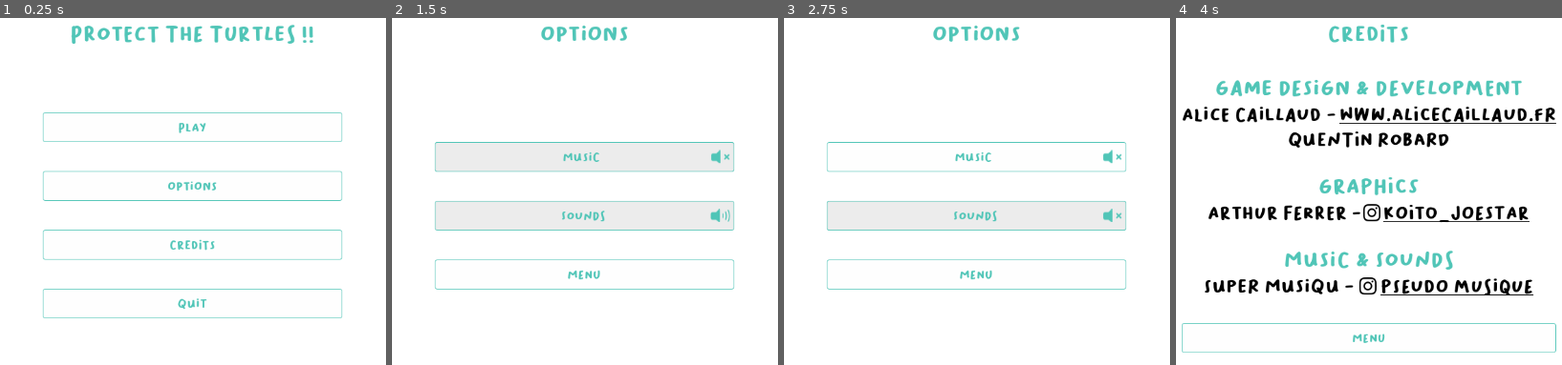
Above: before the commit, frames 1-4 (left to right).
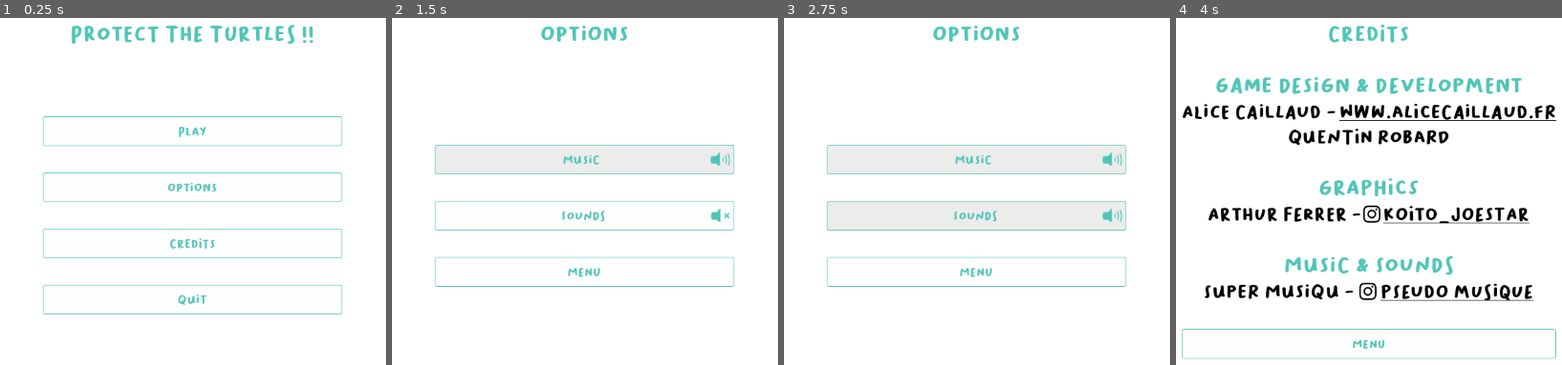
Above: after the commit, the same moments.

Repository: Mogadragos/protect-the-turtles-godot
Game: Godot game, scene res://Scenes/main_menu.tscn
The game is run twice, just before and just after one commit, with the same random seed, the same clock (stepped at 60 frames per second) and the same inputs.
Inputs:
- Up to frame 1 (0.25 s): no input
- Up to frame 2 (1.5 s): click "Options" at 0.5 s; click "Music" at 1.25 s
- Up to frame 3 (2.75 s): click "Sounds" at 2 s
- Up to frame 4 (4 s): click "Menu" at 2.75 s; click "Credits" at 3.5 s

The runs differ from the first frame. In frame 1, 4.5% of the frame differs, in the area x 11-89%, y 27-87%; in frame 2, 2.4%; in frame 3, 2.4%; in frame 4, 12%, in the area x 1-99%, y 17-99%.
Error after the commit: Attempt to call function 'set_pressed_no_signal' in base 'null instance' on a null instance. (res://Scripts/options_menu.gd:4)

Commit message:
Remove MarginContainer and move files

Diff:
--- a/Scenes/credits_menu.tscn
+++ b/Scenes/credits_menu.tscn
@@ -52,27 +52,23 @@
 [node name="VBoxContainer" type="VBoxContainer" parent="MarginContainer/VBoxContainer/MarginContainer"]
 layout_mode = 2
 size_flags_vertical = 6
+theme_override_constants/separation = 40
 
-[node name="MarginContainer" type="MarginContainer" parent="MarginContainer/VBoxContainer/MarginContainer/VBoxContainer"]
-layout_mode = 2
-theme_override_constants/margin_top = 15
-theme_override_constants/margin_bottom = 15
-
-[node name="VBoxContainer" type="VBoxContainer" parent="MarginContainer/VBoxContainer/MarginContainer/VBoxContainer/MarginContainer"]
+[node name="VBoxContainer" type="VBoxContainer" parent="MarginContainer/VBoxContainer/MarginContainer/VBoxContainer"]
 layout_mode = 2
 
-[node name="Label" type="Label" parent="MarginContainer/VBoxContainer/MarginContainer/VBoxContainer/MarginContainer/VBoxContainer"]
+[node name="Label" type="Label" parent="MarginContainer/VBoxContainer/MarginContainer/VBoxContainer/VBoxContainer"]
 layout_mode = 2
 theme = ExtResource("1_8o5rv")
 theme_override_font_sizes/font_size = 32
 text = "Game Design & Development"
 horizontal_alignment = 1
 
-[node name="HBoxContainer" type="HBoxContainer" parent="MarginContainer/VBoxContainer/MarginContainer/VBoxContainer/MarginContainer/VBoxContainer"]
+[node name="HBoxContainer" type="HBoxContainer" parent="MarginContainer/VBoxContainer/MarginContainer/VBoxContainer/VBoxContainer"]
 layout_mode = 2
 size_flags_horizontal = 4
 
-[node name="Label" type="Label" parent="MarginContainer/VBoxContainer/MarginContainer/VBoxContainer/MarginContainer/VBoxContainer/HBoxContainer"]
+[node name="Label" type="Label" parent="MarginContainer/VBoxContainer/MarginContainer/VBoxContainer/VBoxContainer/HBoxContainer"]
 layout_mode = 2
 theme = ExtResource("1_8o5rv")
 theme_override_colors/font_color = Color(0, 0, 0, 1)
@@ -80,7 +76,7 @@
 text = "Alice Caillaud -"
 horizontal_alignment = 1
 
-[node name="LinkButton" type="LinkButton" parent="MarginContainer/VBoxContainer/MarginContainer/VBoxContainer/MarginContainer/VBoxContainer/HBoxContainer"]
+[node name="LinkButton" type="LinkButton" parent="MarginContainer/VBoxContainer/MarginContainer/VBoxContainer/VBoxContainer/HBoxContainer"]
 layout_mode = 2
 size_flags_horizontal = 4
 size_flags_vertical = 4
@@ -96,7 +92,7 @@
 text = "www.alicecaillaud.fr"
 uri = "https://alicecaillaud.fr/"
 
-[node name="Label2" type="Label" parent="MarginContainer/VBoxContainer/MarginContainer/VBoxContainer/MarginContainer/VBoxContainer"]
+[node name="Label2" type="Label" parent="MarginContainer/VBoxContainer/MarginContainer/VBoxContainer/VBoxContainer"]
 layout_mode = 2
 theme = ExtResource("1_8o5rv")
 theme_override_colors/font_color = Color(0, 0, 0, 1)
@@ -104,26 +100,21 @@
 text = "Quentin Robard"
 horizontal_alignment = 1
 
-[node name="MarginContainer2" type="MarginContainer" parent="MarginContainer/VBoxContainer/MarginContainer/VBoxContainer"]
-layout_mode = 2
-theme_override_constants/margin_top = 15
-theme_override_constants/margin_bottom = 15
-
-[node name="VBoxContainer" type="VBoxContainer" parent="MarginContainer/VBoxContainer/MarginContainer/VBoxContainer/MarginContainer2"]
+[node name="VBoxContainer2" type="VBoxContainer" parent="MarginContainer/VBoxContainer/MarginContainer/VBoxContainer"]
 layout_mode = 2
 
-[node name="Label" type="Label" parent="MarginContainer/VBoxContainer/MarginContainer/VBoxContainer/MarginContainer2/VBoxContainer"]
+[node name="Label" type="Label" parent="MarginContainer/VBoxContainer/MarginContainer/VBoxContainer/VBoxContainer2"]
 layout_mode = 2
 theme = ExtResource("1_8o5rv")
 theme_override_font_sizes/font_size = 32
 text = "Graphics"
 horizontal_alignment = 1
 
-[node name="HBoxContainer" type="HBoxContainer" parent="MarginContainer/VBoxContainer/MarginContainer/VBoxContainer/MarginContainer2/VBoxContainer"]
+[node name="HBoxContainer" type="HBoxContainer" parent="MarginContainer/VBoxContainer/MarginContainer/VBoxContainer/VBoxContainer2"]
 layout_mode = 2
 size_flags_horizontal = 4
 
-[node name="Label" type="Label" parent="MarginContainer/VBoxContainer/MarginContainer/VBoxContainer/MarginContainer2/VBoxContainer/HBoxContainer"]
+[node name="Label" type="Label" parent="MarginContainer/VBoxContainer/MarginContainer/VBoxContainer/VBoxContainer2/HBoxContainer"]
 layout_mode = 2
 theme = ExtResource("1_8o5rv")
 theme_override_colors/font_color = Color(0, 0, 0, 1)
@@ -131,11 +122,11 @@
 text = "Arthur Ferrer -    "
 horizontal_alignment = 1
 
-[node name="Black-instagram-icon" type="Sprite2D" parent="MarginContainer/VBoxContainer/MarginContainer/VBoxContainer/MarginContainer2/VBoxContainer/HBoxContainer/Label"]
+[node name="Black-instagram-icon" type="Sprite2D" parent="MarginContainer/VBoxContainer/MarginContainer/VBoxContainer/VBoxContainer2/HBoxContainer/Label"]
 position = Vector2(248, 17)
 texture = ExtResource("2_wtfiu")
 
-[node name="LinkButton" type="LinkButton" parent="MarginContainer/VBoxContainer/MarginContainer/VBoxContainer/MarginContainer2/VBoxContainer/HBoxContainer"]
+[node name="LinkButton" type="LinkButton" parent="MarginContainer/VBoxContainer/MarginContainer/VBoxContainer/VBoxContainer2/HBoxContainer"]
 layout_mode = 2
 size_flags_horizontal = 4
 size_flags_vertical = 4
@@ -151,26 +142,21 @@
 text = "koito_joestar"
 uri = "https://www.instagram.com/koito_joestar/"
 
-[node name="MarginContainer3" type="MarginContainer" parent="MarginContainer/VBoxContainer/MarginContainer/VBoxContainer"]
-layout_mode = 2
-theme_override_constants/margin_top = 15
-theme_override_constants/margin_bottom = 15
-
-[node name="VBoxContainer" type="VBoxContainer" parent="MarginContainer/VBoxContainer/MarginContainer/VBoxContainer/MarginContainer3"]
+[node name="VBoxContainer3" type="VBoxContainer" parent="MarginContainer/VBoxContainer/MarginContainer/VBoxContainer"]
 layout_mode = 2
 
-[node name="Label" type="Label" parent="MarginContainer/VBoxContainer/MarginContainer/VBoxContainer/MarginContainer3/VBoxContainer"]
+[node name="Label" type="Label" parent="MarginContainer/VBoxContainer/MarginContainer/VBoxContainer/VBoxContainer3"]
 layout_mode = 2
 theme = ExtResource("1_8o5rv")
 theme_override_font_sizes/font_size = 32
 text = "Music & Sounds"
 horizontal_alignment = 1
 
-[node name="HBoxContainer" type="HBoxContainer" parent="MarginContainer/VBoxContainer/MarginContainer/VBoxContainer/MarginContainer3/VBoxContainer"]
+[node name="HBoxContainer" type="HBoxContainer" parent="MarginContainer/VBoxContainer/MarginContainer/VBoxContainer/VBoxContainer3"]
 layout_mode = 2
 size_flags_horizontal = 4
 
-[node name="Label" type="Label" parent="MarginContainer/VBoxContainer/MarginContainer/VBoxContainer/MarginContainer3/VBoxContainer/HBoxContainer"]
+[node name="Label" type="Label" parent="MarginContainer/VBoxContainer/MarginContainer/VBoxContainer/VBoxContainer3/HBoxContainer"]
 layout_mode = 2
 theme = ExtResource("1_8o5rv")
 theme_override_colors/font_color = Color(0, 0, 0, 1)
@@ -178,11 +164,11 @@
 text = "Super Musiqu -     "
 horizontal_alignment = 1
 
-[node name="Black-instagram-icon" type="Sprite2D" parent="MarginContainer/VBoxContainer/MarginContainer/VBoxContainer/MarginContainer3/VBoxContainer/HBoxContainer/Label"]
+[node name="Black-instagram-icon" type="Sprite2D" parent="MarginContainer/VBoxContainer/MarginContainer/VBoxContainer/VBoxContainer3/HBoxContainer/Label"]
 position = Vector2(248, 17)
 texture = ExtResource("2_wtfiu")
 
-[node name="LinkButton" type="LinkButton" parent="MarginContainer/VBoxContainer/MarginContainer/VBoxContainer/MarginContainer3/VBoxContainer/HBoxContainer"]
+[node name="LinkButton" type="LinkButton" parent="MarginContainer/VBoxContainer/MarginContainer/VBoxContainer/VBoxContainer3/HBoxContainer"]
 layout_mode = 2
 size_flags_horizontal = 4
 size_flags_vertical = 4
@@ -198,14 +184,9 @@
 text = "pseudo musique"
 uri = "https://www.instagram.com/koito_joestar/"
 
-[node name="MarginContainer4" type="MarginContainer" parent="MarginContainer/VBoxContainer/MarginContainer/VBoxContainer"]
-layout_mode = 2
-theme_override_constants/margin_top = 20
-theme_override_constants/margin_bottom = 20
-
-[node name="MenuButton" type="Button" parent="MarginContainer/VBoxContainer/MarginContainer/VBoxContainer/MarginContainer4"]
+[node name="MenuButton" type="Button" parent="MarginContainer/VBoxContainer/MarginContainer/VBoxContainer"]
 layout_mode = 2
 theme = ExtResource("1_8o5rv")
 text = "Menu"
 
-[connection signal="pressed" from="MarginContainer/VBoxContainer/MarginContainer/VBoxContainer/MarginContainer4/MenuButton" to="." method="_on_menu_button_pressed"]
+[connection signal="pressed" from="MarginContainer/VBoxContainer/MarginContainer/VBoxContainer/MenuButton" to="." method="_on_menu_button_pressed"]
--- a/Scenes/main_menu.tscn
+++ b/Scenes/main_menu.tscn
@@ -51,48 +51,29 @@
 [node name="VBoxContainer" type="VBoxContainer" parent="MarginContainer/VBoxContainer/MarginContainer"]
 layout_mode = 2
 size_flags_vertical = 6
+theme_override_constants/separation = 40
 
-[node name="MarginContainer" type="MarginContainer" parent="MarginContainer/VBoxContainer/MarginContainer/VBoxContainer"]
-layout_mode = 2
-theme_override_constants/margin_top = 20
-theme_override_constants/margin_bottom = 20
-
-[node name="PlayButton" type="Button" parent="MarginContainer/VBoxContainer/MarginContainer/VBoxContainer/MarginContainer"]
+[node name="PlayButton" type="Button" parent="MarginContainer/VBoxContainer/MarginContainer/VBoxContainer"]
 layout_mode = 2
 theme = ExtResource("2_yix0o")
 text = "Play"
 
-[node name="MarginContainer2" type="MarginContainer" parent="MarginContainer/VBoxContainer/MarginContainer/VBoxContainer"]
-layout_mode = 2
-theme_override_constants/margin_top = 20
-theme_override_constants/margin_bottom = 20
-
-[node name="OptionsButton" type="Button" parent="MarginContainer/VBoxContainer/MarginContainer/VBoxContainer/MarginContainer2"]
+[node name="OptionsButton" type="Button" parent="MarginContainer/VBoxContainer/MarginContainer/VBoxContainer"]
 layout_mode = 2
 theme = ExtResource("2_yix0o")
 text = "Options"
 
-[node name="MarginContainer3" type="MarginContainer" parent="MarginContainer/VBoxContainer/MarginContainer/VBoxContainer"]
-layout_mode = 2
-theme_override_constants/margin_top = 20
-theme_override_constants/margin_bottom = 20
-
-[node name="CreditsButton" type="Button" parent="MarginContainer/VBoxContainer/MarginContainer/VBoxContainer/MarginContainer3"]
+[node name="CreditsButton" type="Button" parent="MarginContainer/VBoxContainer/MarginContainer/VBoxContainer"]
 layout_mode = 2
 theme = ExtResource("2_yix0o")
 text = "Credits"
 
-[node name="MarginContainer4" type="MarginContainer" parent="MarginContainer/VBoxContainer/MarginContainer/VBoxContainer"]
-layout_mode = 2
-theme_override_constants/margin_top = 20
-theme_override_constants/margin_bottom = 20
-
-[node name="QuitButton" type="Button" parent="MarginContainer/VBoxContainer/MarginContainer/VBoxContainer/MarginContainer4"]
+[node name="QuitButton" type="Button" parent="MarginContainer/VBoxContainer/MarginContainer/VBoxContainer"]
 layout_mode = 2
 theme = ExtResource("2_yix0o")
 text = "Quit"
 
-[connection signal="pressed" from="MarginContainer/VBoxContainer/MarginContainer/VBoxContainer/MarginContainer/PlayButton" to="." method="_on_play_button_pressed"]
-[connection signal="pressed" from="MarginContainer/VBoxContainer/MarginContainer/VBoxContainer/MarginContainer2/OptionsButton" to="." method="_on_options_button_pressed"]
-[connection signal="pressed" from="MarginContainer/VBoxContainer/MarginContainer/VBoxContainer/MarginContainer3/CreditsButton" to="." method="_on_credits_button_pressed"]
-[connection signal="pressed" from="MarginContainer/VBoxContainer/MarginContainer/VBoxContainer/MarginContainer4/QuitButton" to="." method="_on_quit_button_pressed"]
+[connection signal="pressed" from="MarginContainer/VBoxContainer/MarginContainer/VBoxContainer/PlayButton" to="." method="_on_play_button_pressed"]
+[connection signal="pressed" from="MarginContainer/VBoxContainer/MarginContainer/VBoxContainer/OptionsButton" to="." method="_on_options_button_pressed"]
+[connection signal="pressed" from="MarginContainer/VBoxContainer/MarginContainer/VBoxContainer/CreditsButton" to="." method="_on_credits_button_pressed"]
+[connection signal="pressed" from="MarginContainer/VBoxContainer/MarginContainer/VBoxContainer/QuitButton" to="." method="_on_quit_button_pressed"]
--- a/Scenes/options_menu.tscn
+++ b/Scenes/options_menu.tscn
@@ -51,39 +51,25 @@
 [node name="VBoxContainer" type="VBoxContainer" parent="MarginContainer/VBoxContainer/MarginContainer"]
 layout_mode = 2
 size_flags_vertical = 6
+theme_override_constants/separation = 40
 
-[node name="MarginContainer" type="MarginContainer" parent="MarginContainer/VBoxContainer/MarginContainer/VBoxContainer"]
-layout_mode = 2
-theme_override_constants/margin_top = 20
-theme_override_constants/margin_bottom = 20
-
-[node name="MusicButton" type="CheckButton" parent="MarginContainer/VBoxContainer/MarginContainer/VBoxContainer/MarginContainer"]
+[node name="MusicButton" type="CheckButton" parent="MarginContainer/VBoxContainer/MarginContainer/VBoxContainer"]
 layout_mode = 2
 theme = ExtResource("1_ikhgt")
 text = "        Music"
 alignment = 1
 
-[node name="MarginContainer2" type="MarginContainer" parent="MarginContainer/VBoxContainer/MarginContainer/VBoxContainer"]
-layout_mode = 2
-theme_override_constants/margin_top = 20
-theme_override_constants/margin_bottom = 20
-
-[node name="SfxButton" type="CheckButton" parent="MarginContainer/VBoxContainer/MarginContainer/VBoxContainer/MarginContainer2"]
+[node name="SfxButton" type="CheckButton" parent="MarginContainer/VBoxContainer/MarginContainer/VBoxContainer"]
 layout_mode = 2
 theme = ExtResource("1_ikhgt")
 text = "         Sounds"
 alignment = 1
 
-[node name="MarginContainer3" type="MarginContainer" parent="MarginContainer/VBoxContainer/MarginContainer/VBoxContainer"]
-layout_mode = 2
-theme_override_constants/margin_top = 20
-theme_override_constants/margin_bottom = 20
-
-[node name="MenuButton" type="Button" parent="MarginContainer/VBoxContainer/MarginContainer/VBoxContainer/MarginContainer3"]
+[node name="MenuButton" type="Button" parent="MarginContainer/VBoxContainer/MarginContainer/VBoxContainer"]
 layout_mode = 2
 theme = ExtResource("1_ikhgt")
 text = "Menu"
 
-[connection signal="toggled" from="MarginContainer/VBoxContainer/MarginContainer/VBoxContainer/MarginContainer/MusicButton" to="." method="_on_music_button_toggled"]
-[connection signal="toggled" from="MarginContainer/VBoxContainer/MarginContainer/VBoxContainer/MarginContainer2/SfxButton" to="." method="_on_sfx_button_toggled"]
-[connection signal="pressed" from="MarginContainer/VBoxContainer/MarginContainer/VBoxContainer/MarginContainer3/MenuButton" to="." method="_on_menu_button_pressed"]
+[connection signal="toggled" from="MarginContainer/VBoxContainer/MarginContainer/VBoxContainer/MusicButton" to="." method="_on_music_button_toggled"]
+[connection signal="toggled" from="MarginContainer/VBoxContainer/MarginContainer/VBoxContainer/SfxButton" to="." method="_on_sfx_button_toggled"]
+[connection signal="pressed" from="MarginContainer/VBoxContainer/MarginContainer/VBoxContainer/MenuButton" to="." method="_on_menu_button_pressed"]
--- a/Scenes/play_menu.tscn
+++ b/Scenes/play_menu.tscn
@@ -51,34 +51,26 @@
 [node name="VBoxContainer" type="VBoxContainer" parent="MarginContainer/VBoxContainer/MarginContainer"]
 layout_mode = 2
 size_flags_vertical = 6
+theme_override_constants/separation = 40
 
-[node name="MarginContainer" type="MarginContainer" parent="MarginContainer/VBoxContainer/MarginContainer/VBoxContainer"]
-layout_mode = 2
-theme_override_constants/margin_top = 20
-theme_override_constants/margin_bottom = 20
-
-[node name="HBoxContainer" type="HBoxContainer" parent="MarginContainer/VBoxContainer/MarginContainer/VBoxContainer/MarginContainer"]
+[node name="HBoxContainer" type="HBoxContainer" parent="MarginContainer/VBoxContainer/MarginContainer/VBoxContainer"]
 layout_mode = 2
 size_flags_horizontal = 4
+theme_override_constants/separation = 50
 
-[node name="Lvl1Button" type="Button" parent="MarginContainer/VBoxContainer/MarginContainer/VBoxContainer/MarginContainer/HBoxContainer"]
+[node name="Lvl1Button" type="Button" parent="MarginContainer/VBoxContainer/MarginContainer/VBoxContainer/HBoxContainer"]
 layout_mode = 2
 theme = ExtResource("1_graht")
 text = "Level 1"
 
-[node name="Lvl2Button" type="Button" parent="MarginContainer/VBoxContainer/MarginContainer/VBoxContainer/MarginContainer/HBoxContainer"]
+[node name="Lvl2Button" type="Button" parent="MarginContainer/VBoxContainer/MarginContainer/VBoxContainer/HBoxContainer"]
 layout_mode = 2
 theme = ExtResource("1_graht")
 text = "Level 2"
 
-[node name="MarginContainer3" type="MarginContainer" parent="MarginContainer/VBoxContainer/MarginContainer/VBoxContainer"]
-layout_mode = 2
-theme_override_constants/margin_top = 20
-theme_override_constants/margin_bottom = 20
-
-[node name="MenuButton" type="Button" parent="MarginContainer/VBoxContainer/MarginContainer/VBoxContainer/MarginContainer3"]
+[node name="MenuButton" type="Button" parent="MarginContainer/VBoxContainer/MarginContainer/VBoxContainer"]
 layout_mode = 2
 theme = ExtResource("1_graht")
 text = "Menu"
 
-[connection signal="pressed" from="MarginContainer/VBoxContainer/MarginContainer/VBoxContainer/MarginContainer3/MenuButton" to="." method="_on_menu_button_pressed"]
+[connection signal="pressed" from="MarginContainer/VBoxContainer/MarginContainer/VBoxContainer/MenuButton" to="." method="_on_menu_button_pressed"]
--- a/Scenes/sound_fx.tscn
+++ b/Scenes/sound_fx.tscn
@@ -1,7 +1,7 @@
 [gd_scene load_steps=4 format=3 uid="uid://x8ghscqkywf8"]
 
 [ext_resource type="Script" path="res://Scripts/sound_fx.gd" id="1_of4y3"]
-[ext_resource type="AudioStream" uid="uid://d81qmb5lnvib" path="res://Assets/SFX/UI_SFX/button_click.ogg" id="2_kq5ym"]
+[ext_resource type="AudioStream" uid="uid://d81qmb5lnvib" path="res://Assets/V2/SFX/UI_SFX/click.ogg" id="2_kq5ym"]
 [ext_resource type="AudioStream" uid="uid://dqdmwg71xdtk" path="res://Assets/V1/SFX/UI_SFX/click.mp3" id="3_1dc4k"]
 
 [node name="SoundFx" type="Node"]
Not shown, removed: Assets/SFX/UI_SFX/button_click.ogg.import
Not shown, added: Assets/V2/SFX/UI_SFX/click.ogg.import
Not shown, added: Assets/V2/SFX/UI_SFX/click.ogg
